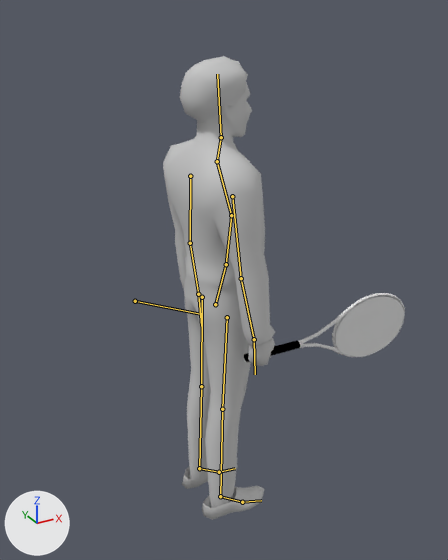
Two versions of the Blender file art/models/player.blend, one commit apart.
One viewpoint serves both versions: a 50 mm lens placed at (-1.27, -2.29, 2.37), pointed at (0.05, 0.11, 1.17). Arrows for +X, +Y and +Z are at lower left; the lights stay in place. The bones that bend it are drawn over the model as lines.

In view in the first picture: 'shoter'.
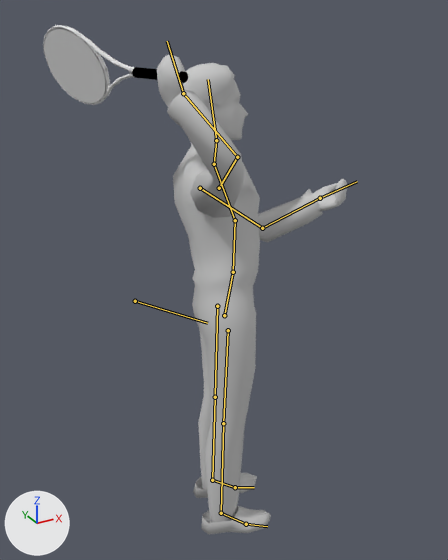
Commit message: Serve animation

The newer file adds an action. The first version stands in its rest pose; the second is drawn at frame 326 of the action 'serve'.

Location of each change, (x1, y1, x2, y2) in pixels of the pictures (448 x 560 px):
'shoter', posed (26% wider, 10% taller)
    before: (163, 56, 405, 520)
    after: (43, 25, 348, 535)
bone 'root', root to tip
    before: (135, 301) to (200, 314)
    after: (135, 301) to (207, 323)
bone 'bacino', root to tip
    before: (215, 304) to (226, 264)
    after: (224, 315) to (233, 272)
bone 'bicipite_L', root to tip
    before: (232, 196) to (241, 278)
    after: (219, 188) to (237, 157)
bone 'avambraccio_L', root to tip
    before: (241, 278) to (254, 339)
    after: (237, 157) to (183, 93)
bone 'mano_L', root to tip
    before: (254, 339) to (255, 374)
    after: (183, 93) to (167, 41)
bone 'bicipite_R', root to tip
    before: (190, 176) to (190, 243)
    after: (200, 188) to (262, 228)
bone 'avambraccio_R', root to tip
    before: (190, 243) to (198, 294)
    after: (262, 228) to (320, 198)
bone 'mano_R', root to tip
    before: (198, 294) to (201, 326)
    after: (320, 198) to (357, 181)

What the commit changed:
Bone 'root' (bone_root) turns from (0, 0, 0) to (-1, 7, -16) degrees about its own x, y and z.
Bone 'bacino' (bone_bacino) turns from (0, 0, 0) to (1, -1, 15) degrees about its own x, y and z.
Bone 'bicipite_L' (bone_bicipite_l) turns from (0, 0, 0) to (0, 140, -100) degrees about its own x, y and z.
Bone 'avambraccio_L' (bone_avambraccio_l) turns from (0, 0, 0) to (77, -20, 25) degrees about its own x, y and z.
Bone 'mano_L' (bone_mano_l) turns from (0, 0, 0) to (-34, -9, -8) degrees about its own x, y and z.
Bone 'bicipite_R' (bone_bicipite_r) turns from (0, 0, 0) to (49, 2, -22) degrees about its own x, y and z.
Bone 'avambraccio_R' (bone_avambraccio_r) turns from (0, 0, 0) to (47, 1, -21) degrees about its own x, y and z.
Bone 'mano_R' (bone_mano_r) turns from (0, 0, 0) to (-1, -36, -5) degrees about its own x, y and z.
